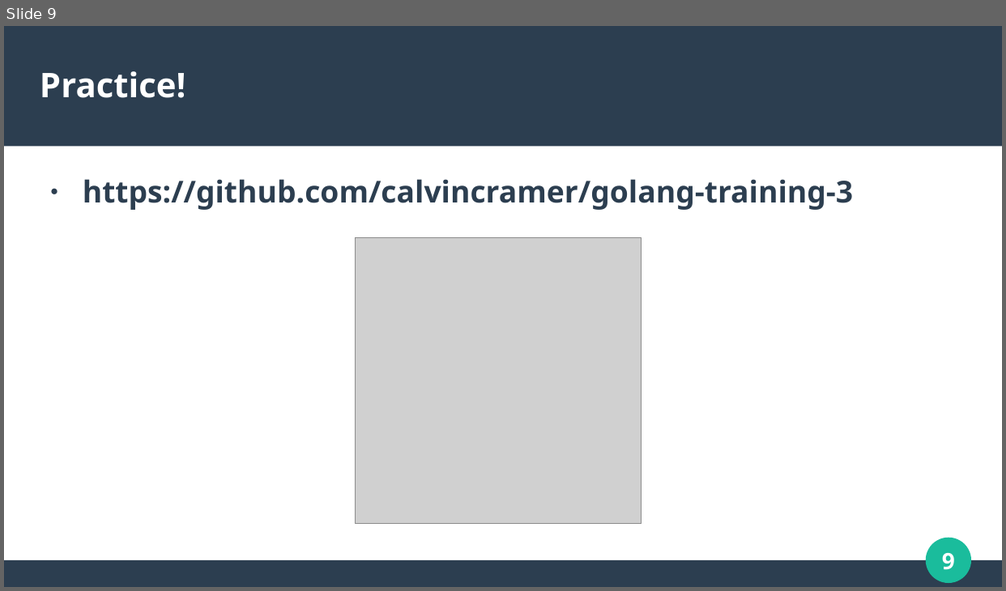
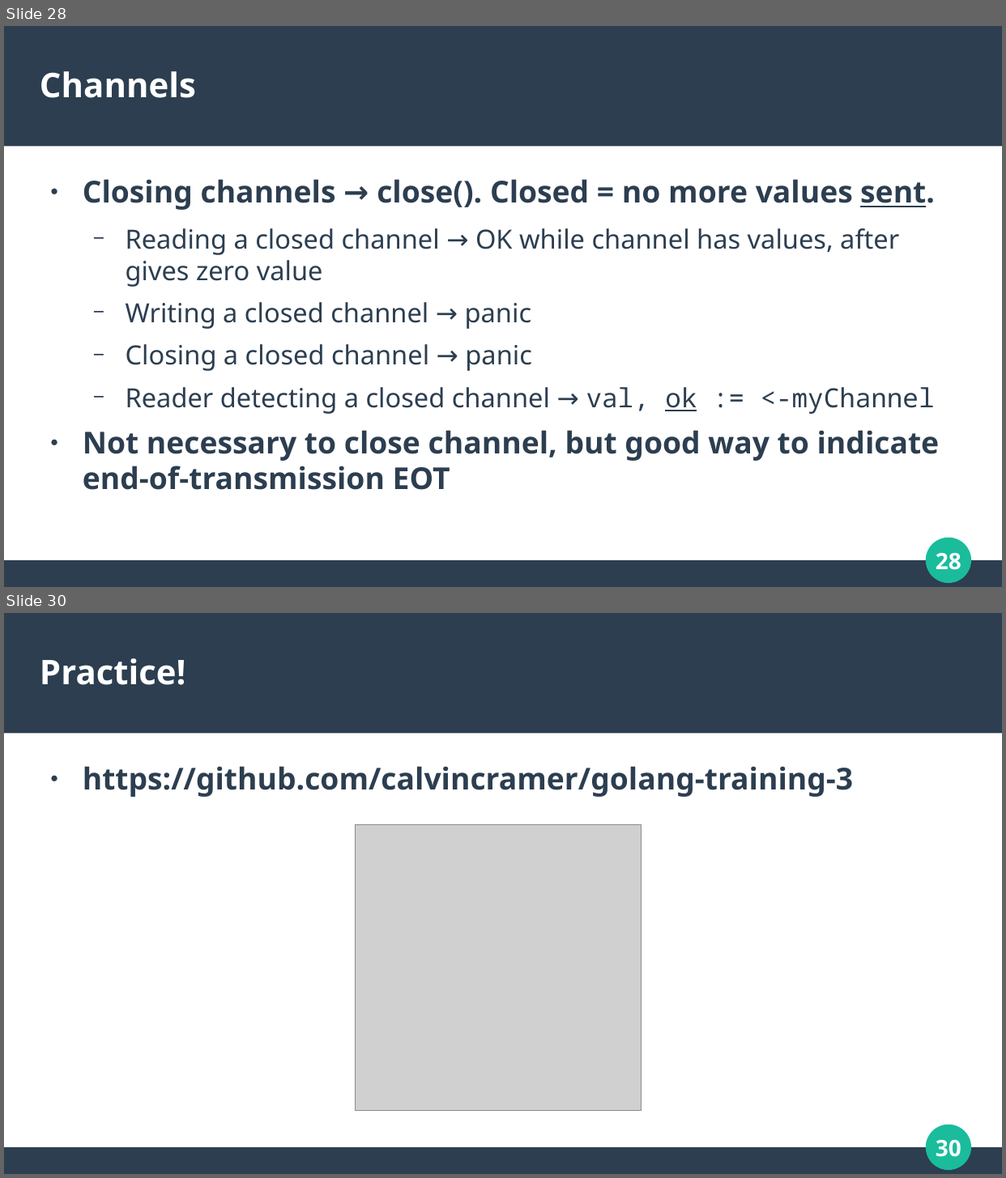
Before and after one commit to calvincramer/golang-training-3-completed, a slide deck: presentation-3.odp. Shown one above the other, each under a label of ours: slide 9 before the commit, slides 28 and 30 after it; the slides between them are not shown. The pictures are 1006x591 and 1006x1178 pixels, drawn with LibreOffice and Linux fonts; fonts in the diff are those of the drawing; grey boxes stand for pictures. Boxes give left, top, right and bottom in pixels: in the first picture for what was removed or moved away, otherwise in the second. Text is boxed around its words. In the diff, an @@ line names an element or a change of style, - is before the commit and + after.

```diff
--- a/presentation-3.odp
+++ b/presentation-3.odp
@@ slide 28 added at [4, 26, 1002, 587], background #FFFFFF; not listed: 4 template elements that a slide beside it also shows @@
@@ title added at [40, 71, 196, 98], 27 pt, text #FFFFFF, bold @@
+Channels
@@ text added at [83, 179, 940, 490], 21 pt, text #2C3E50 @@
+● Closing channels → close(). Closed = no more values sent.
+  − Reading a closed channel → OK while channel has values, after gives zero value
+  − Writing a closed channel → panic
+  − Closing a closed channel → panic
+  − Reader detecting a closed channel → val, ok := <-myChannel
+● Not necessary to close channel, but good way to indicate end-of-transmission EOT
@@ what was slide 9 is now slide 30 @@
@@ page number at [936, 1139, 961, 1157]: text changed @@
-9
+30
```
Also in this commit, not shown: 4 slides changed, 23 other slides added, 3 slides removed, 1 other file.
